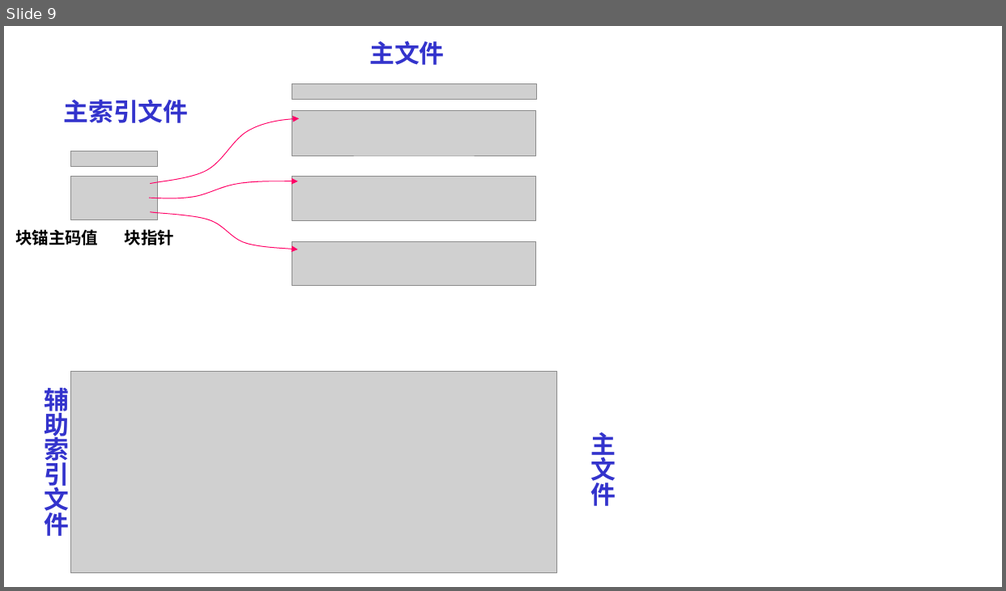
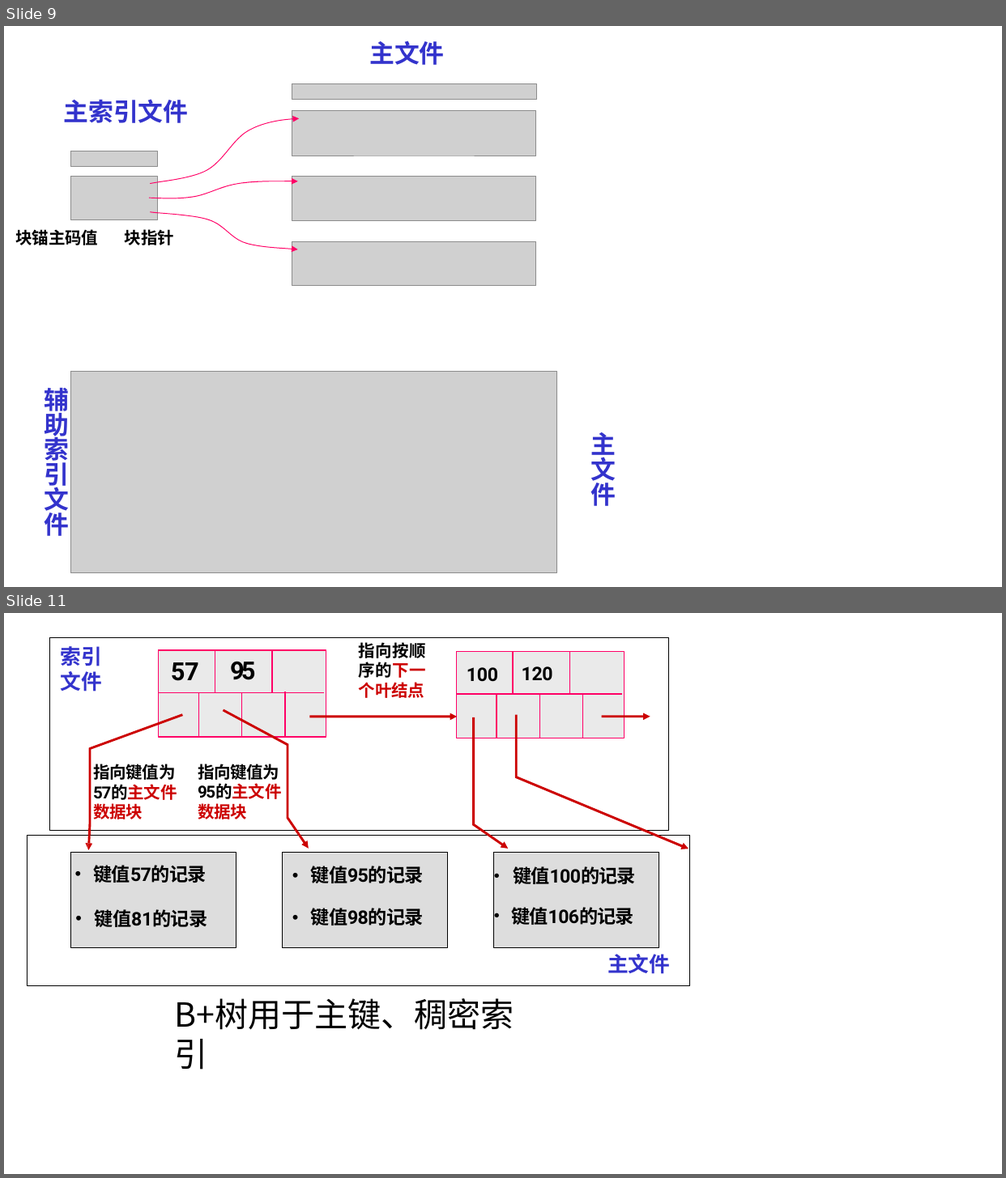
Before and after one commit to guofei9987/a, a slide deck: computer/database/database.pptx. Shown one above the other, each under a label of ours: slide 9 before the commit, slides 9 and 11 after it; the slides between them are not shown. The pictures are 1006x591 and 1006x1178 pixels, drawn with LibreOffice and Linux fonts; fonts in the diff are those of the drawing; grey boxes stand for pictures. Boxes give left, top, right and bottom in pixels: in the first picture for what was removed or moved away, otherwise in the second. Text is boxed around its words. In the diff, an @@ line names an element or a change of style, - is before the commit and + after.

```diff
--- a/computer/database/database.pptx
+++ b/computer/database/database.pptx
@@ slide 11 added at (x1=4, y1=613, x2=1002, y2=1174), background #FFFFFF @@
@@ group added at (x1=27, y1=637, x2=691, y2=1030): 16 freeform shapes, 7 rectangles, 6 texts @@
+• 键值57的记录
+• 键值81的记录
+• 键值95的记录
+• 键值98的记录
+• 键值100的记录
+• 键值106的记录
+57
+95
+指向键值为 57的主文件数据块
+指向键值为 95的主文件数据块
+指向按顺序的下一个叶结点
+100
+索引文件
+主文件
+120
+B+树用于主键、稠密索引
```
Also in this commit, not shown: 8 other slides added, 4 other files.
